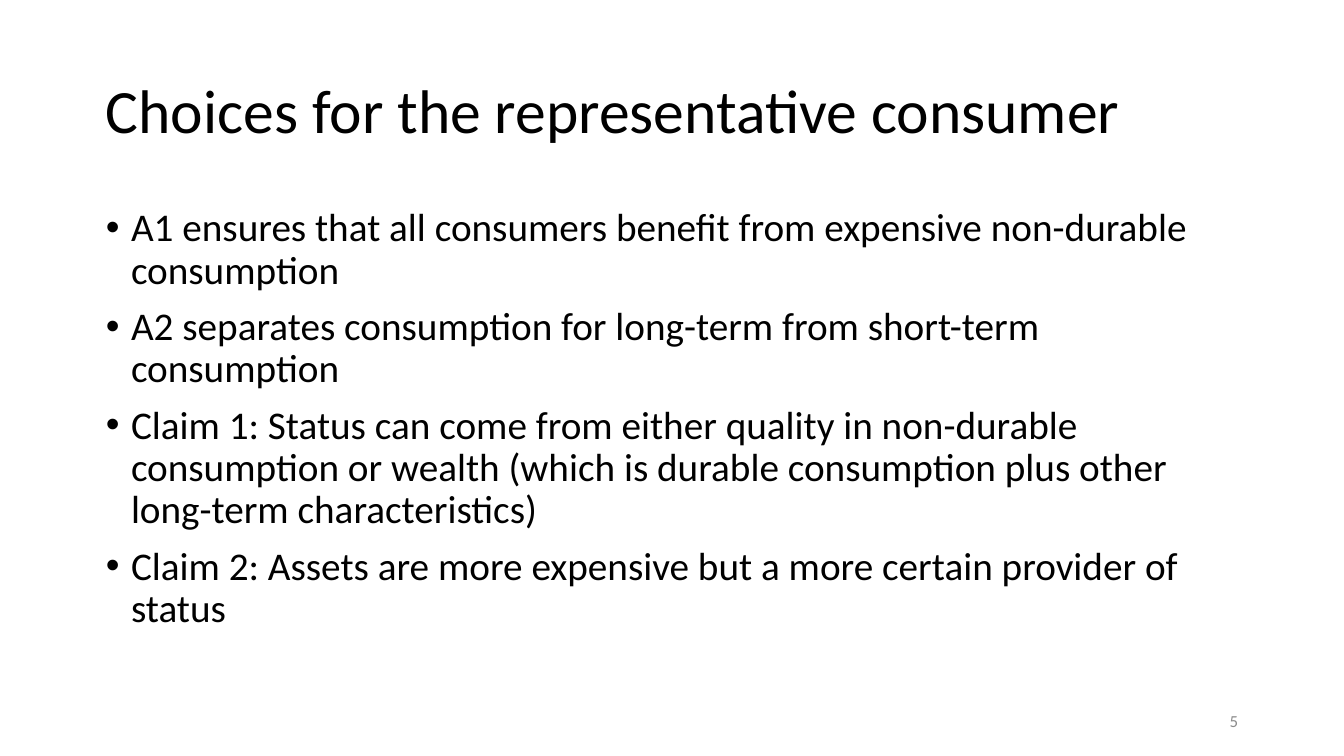
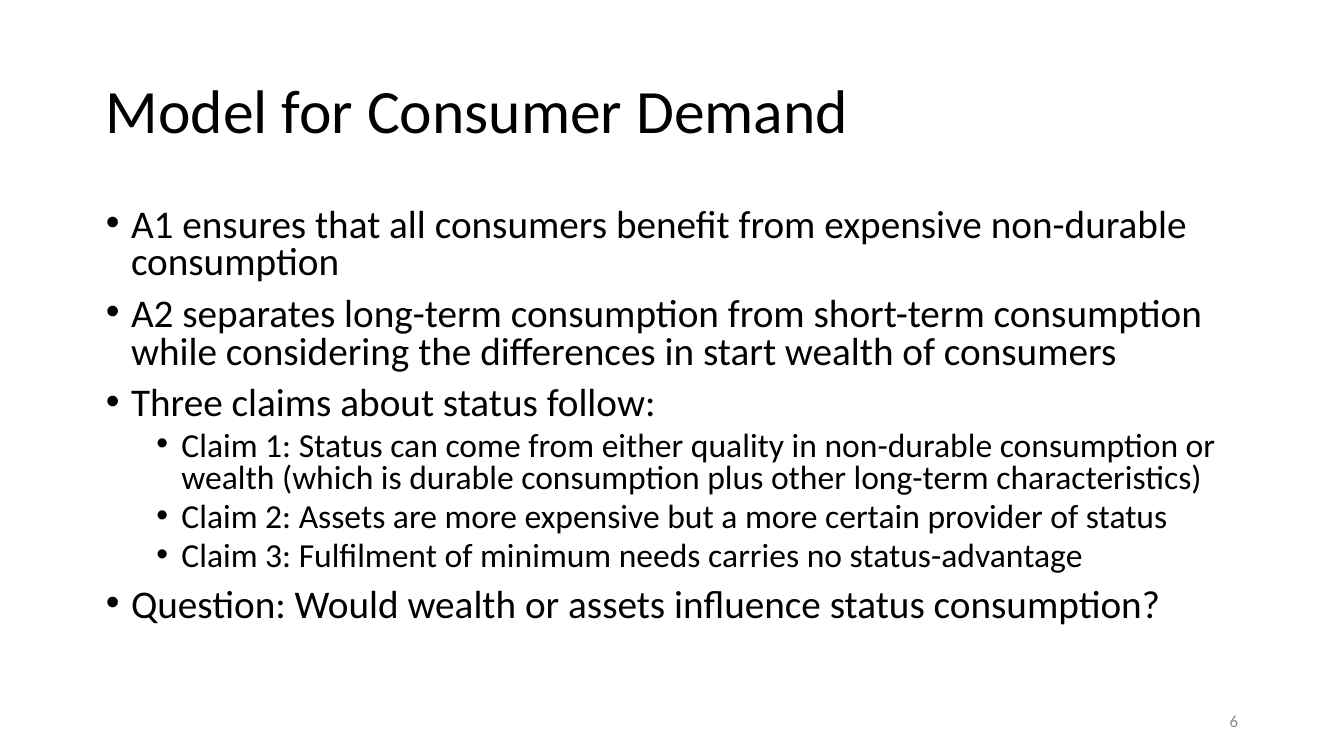
Before and after one commit to anuragr81/research, a slide deck: slide 6 of consumption/presentationFeb2020.pptx (slide 5 before the commit). Drawn at 1344x756 pixels with LibreOffice and Linux fonts; fonts in the diff are those of the drawing; background and template pictures are left out. Boxes give left, top, right and bottom in pixels: in the first picture for what was removed or moved away, otherwise in the second. Text is boxed around its words. In the diff, an @@ line names an element or a change of style, - is before the commit and + after.

```diff
--- a/consumption/presentationFeb2020.pptx
+++ b/consumption/presentationFeb2020.pptx
@@ title at [106,90,848,134]: text changed @@
-Choices for the representative consumer
+Model for Consumer Demand
@@ text at [131,210,1215,534]: size 21 to 18 pt in "Claim 1: Status can come from either ...", "Claim 2: Assets are more expensive but ..."; line spacing 0.9 to 0.8; list level 1 to 2 in "Claim 1: Status can come ..."; list level 1 to 2 in "Claim 2: Assets are more ..." @@
@@ text at [131,299,1202,417]: text changed @@
-• A2 separates consumption for long-term from short-term consumption
+• A2 separates long-term consumption from short-term consumption while considering the differences in start wealth of consumers
+• Three claims about status follow:
@@ text at [131,543,1160,625]: paragraphs added @@
+  • Claim 3: Fulfilment of minimum needs carries no status-advantage
+• Question: Would wealth or assets influence status consumption?
@@ page number at [1230,715,1239,727]: text changed @@
-5
+6
```
Also in this commit, not shown: 7 other slides changed, 4 slides added, 3 slides removed, 1 other file.
